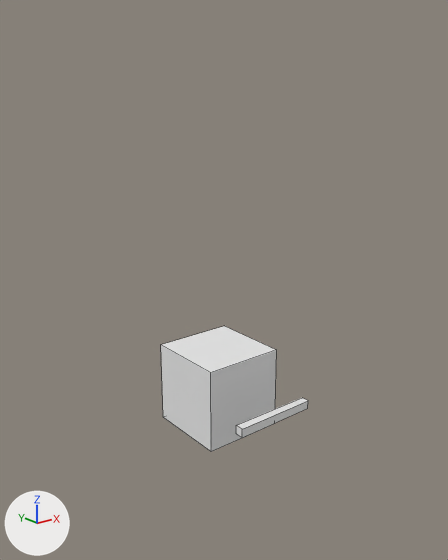
Two versions of the Blender file SS12-Source/Assets/Models.blend, one commit apart.
Rendered twice from a camera (50 mm lens) standing at (-3.29, -4.48, 3.53) and looking at (0.63, 0.42, 1.57). Lighting does not change. The marker at lower left points along +X, +Y and +Z. Mesh edges are drawn as thin lines.

In view in the first picture: 'Light', 'ReferenceCube'.
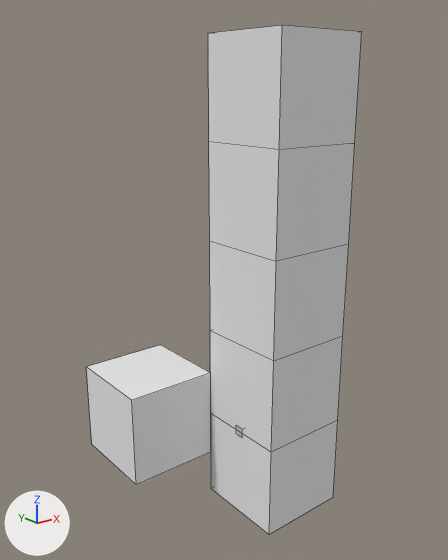
The change, as a diff of the scene's bpy script:
```diff
--- a/SS12-Source/Assets/Models.blend.py
+++ b/SS12-Source/Assets/Models.blend.py
@@ mat_material_002 @@
+mat_material_002 = diffuse_material('Material.002')
+mat_material_002.base_color = (0.8, 0.8, 0.8)  # white #e7e7e7
@@ me_cube_002 @@
+me_cube_002.from_pydata(...)  # a box spanning x -0.5..0.5, y -1.0..0.0, z -0.5..0.5; a box spanning x -0.5..0.5, y 3.0..4.0, z -0.5..0.5
+me_cube_002.materials.append(mat_material_002)  # its picture is missing
@@ me_cube_003 @@
+me_cube_003.from_pydata([(0.5, 0.0, -0.5), (0.5, 0.0, 0.5), (-0.5, 0.0, 0.5), (-0.5, 0.0, -0.5), (0.5, 1.0, -0.5), (0.5, 1.0, 0.5), (-0.5, 1.0, 0.5), (-0.5, 1.0, -0.5), (0.5, 2.0, 0.5), (-0.5, 2.0, -0.5), (0.5, 2.0, -0.5), (-0.5, 2.0, 0.5), (0.5, 3.0, -0.5), (0.5, 3.0, 0.5), (-0.5, 3.0, 0.5), (-0.5, 3.0, -0.5)], [], [(0, 1, 2, 3), (0, 4, 5, 1), (1, 5, 6, 2), (2, 6, 7, 3), (4, 0, 3, 7), (4, 10, 8, 5), (5, 8, 11, 6), (6, 11, 9, 7), (10, 4, 7, 9), (12, 15, 14, 13), (10, 12, 13, 8), (8, 13, 14, 11), (11, 14, 15, 9), (12, 10, 9, 15)])
+me_cube_003.materials.append(mat_material_002)  # its picture is missing
@@ ob_referencecube @@
 ob_referencecube = bpy.data.objects.new('ReferenceCube', me_cube)
-ob_referencecube.location = (1.0, 1.0, 0.0)
+ob_referencecube.location = (0.0, 1.0, 0.0)
 ob_referencecube.rotation_euler = (1.571, 0.0, 0.0)  # degrees (90, 0, 0)
@@ ob_ground @@
+ob_ground = bpy.data.objects.new('Ground', me_cube_002)
+ob_ground.location = (1.0, 0.0, 0.0)
+ob_ground.rotation_euler = (1.571, 0.0, 0.0)  # degrees (90, 0, 0)
@@ ob_wall @@
+ob_wall = bpy.data.objects.new('Wall', me_cube_003)
+ob_wall.location = (1.0, 0.0, 0.0)
+ob_wall.rotation_euler = (1.571, 0.0, 0.0)  # degrees (90, 0, 0)
```

Boxes [x1, y1, x2, y2] around the edits, measured in the pictures (448 x 560 px):
'Wall', added: after [209, 142, 355, 452]
'Ground', added: after [208, 25, 362, 534]
'ReferenceCube', moved: before [161, 326, 277, 452]; after [86, 345, 211, 485]
